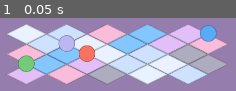
Above: before the commit, frame 1.
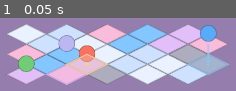
Above: after the commit, the same moment.

Repository: fivestar1103/puff-tactics
Game: Godot game, scene res://src/scenes/battle/TurnBattle.tscn
Same seed, same stepped clock (60 frames per second), same inputs: the game is played once before the commit and once after it. The project has no main scene, so this scene is started directly.
Inputs:
- Up to frame 1 (0.05 s): no input

The runs differ from the first frame. In frame 1, 4.2% of the frame differs, in the area x 19-98%, y 35-92%.

Commit message:
feat(US-006): Enemy intent display (Into the Breach style)

Diff:
--- a/ralph/prd.json
+++ b/ralph/prd.json
@@ -104,8 +104,8 @@
         "All .gd scripts have no syntax errors"
       ],
       "priority": 6,
-      "passes": false,
-      "notes": "",
+      "passes": true,
+      "notes": "Added src/scripts/ai/enemy_intent.gd and wired it into TurnBattle.tscn as a ghosted overlay layer. TurnManager now exposes get_enemy_intent_snapshot() so intents are calculated/stored per enemy and reused by enemy action execution for parity. Overlay draws semi-transparent move arrows, attack target highlights, and skill-area previews (bump chain tiles), and intents recalc reactively on phase changes plus SignalBus board-state events. Verified with headless Godot --check-only across all src/scripts/*.gd files and a runtime script confirming intent updates after a player-position board change.",
       "dependsOn": ["US-004"]
     },
     {
--- a/src/scenes/battle/TurnBattle.tscn
+++ b/src/scenes/battle/TurnBattle.tscn
@@ -1,7 +1,8 @@
-[gd_scene load_steps=3 format=3]
+[gd_scene load_steps=4 format=3]
 
 [ext_resource type="PackedScene" path="res://src/scenes/maps/BattleMap.tscn" id="1_nj67n"]
 [ext_resource type="Script" path="res://src/scripts/core/turn_manager.gd" id="2_58ceu"]
+[ext_resource type="Script" path="res://src/scripts/ai/enemy_intent.gd" id="3_s4lgc"]
 
 [node name="TurnBattle" type="Node2D"]
 
@@ -10,3 +11,8 @@
 [node name="TurnManager" type="Node2D" parent="."]
 script = ExtResource("2_58ceu")
 battle_map_path = NodePath("../BattleMap")
+
+[node name="EnemyIntent" type="Node2D" parent="."]
+script = ExtResource("3_s4lgc")
+battle_map_path = NodePath("../BattleMap")
+turn_manager_path = NodePath("../TurnManager")
--- /dev/null
+++ b/src/scripts/ai/enemy_intent.gd
@@ -0,0 +1,286 @@
+extends Node2D
+class_name EnemyIntent
+
+const DEFAULT_TILE_SIZE: Vector2 = Vector2(128.0, 64.0)
+
+const INTENT_ACTION_WAIT: StringName = &"wait"
+const INTENT_ACTION_MOVE: StringName = &"move"
+const INTENT_ACTION_ATTACK: StringName = &"attack"
+const INTENT_ACTION_SKILL: StringName = &"skill"
+
+const MOVE_ARROW_COLOR: Color = Color(0.53, 0.78, 0.98, 0.62)
+const MOVE_DEST_FILL_COLOR: Color = Color(0.53, 0.78, 0.98, 0.22)
+const MOVE_DEST_BORDER_COLOR: Color = Color(0.53, 0.78, 0.98, 0.78)
+
+const ATTACK_FILL_COLOR: Color = Color(0.99, 0.49, 0.57, 0.24)
+const ATTACK_BORDER_COLOR: Color = Color(0.99, 0.49, 0.57, 0.8)
+
+const SKILL_FILL_COLOR: Color = Color(0.86, 0.72, 0.99, 0.21)
+const SKILL_BORDER_COLOR: Color = Color(0.86, 0.72, 0.99, 0.76)
+const SKILL_PRIMARY_FILL_COLOR: Color = Color(0.99, 0.82, 0.47, 0.23)
+const SKILL_PRIMARY_BORDER_COLOR: Color = Color(0.99, 0.82, 0.47, 0.82)
+
+@export var battle_map_path: NodePath
+@export var turn_manager_path: NodePath
+
+var enemy_intents: Dictionary = {}
+
+var _battle_map: Node2D
+var _turn_manager: Node
+var _signal_bus: Node
+
+
+func _ready() -> void:
+	z_index = 20
+	_battle_map = _resolve_battle_map()
+	_turn_manager = _resolve_turn_manager()
+	if _battle_map == null or _turn_manager == null:
+		push_warning("EnemyIntent requires battle_map_path and turn_manager_path references.")
+		return
+
+	_connect_turn_manager_signals()
+	_connect_signal_bus_signals()
+	call_deferred("recalculate_intents")
+
+
+func recalculate_intents() -> void:
+	if _turn_manager == null or not _turn_manager.has_method("get_enemy_intent_snapshot"):
+		enemy_intents.clear()
+		queue_redraw()
+		return
+
+	var snapshot_variant: Variant = _turn_manager.call("get_enemy_intent_snapshot")
+	if snapshot_variant is Dictionary:
+		enemy_intents = snapshot_variant.duplicate(true)
+	else:
+		enemy_intents.clear()
+
+	queue_redraw()
+
+
+func get_enemy_intents() -> Dictionary:
+	return enemy_intents.duplicate(true)
+
+
+func _draw() -> void:
+	if enemy_intents.is_empty():
+		return
+
+	var tile_map_layer: TileMapLayer = _resolve_tile_map_layer()
+	if tile_map_layer == null:
+		return
+
+	var tile_size: Vector2 = _resolve_tile_size(tile_map_layer)
+	for intent_variant in enemy_intents.values():
+		if not (intent_variant is Dictionary):
+			continue
+		var intent: Dictionary = intent_variant
+		var action: StringName = intent.get("action", INTENT_ACTION_WAIT)
+		var actor_cell: Vector2i = intent.get("actor_cell", Vector2i.ZERO)
+		if not _is_cell_in_bounds(actor_cell):
+			continue
+
+		match action:
+			INTENT_ACTION_MOVE:
+				var move_cell: Vector2i = intent.get("move_cell", actor_cell)
+				_draw_move_intent(actor_cell, move_cell, tile_map_layer, tile_size)
+			INTENT_ACTION_ATTACK:
+				var target_cell: Vector2i = intent.get("target_cell", actor_cell)
+				_draw_attack_intent(target_cell, tile_map_layer, tile_size)
+			INTENT_ACTION_SKILL:
+				var target_cell: Vector2i = intent.get("target_cell", actor_cell)
+				var skill_cells: Array[Vector2i] = _to_vector2i_array(intent.get("skill_cells", []))
+				_draw_skill_intent(skill_cells, target_cell, tile_map_layer, tile_size)
+			_:
+				pass
+
+
+func _draw_move_intent(from_cell: Vector2i, move_cell: Vector2i, tile_map_layer: TileMapLayer, tile_size: Vector2) -> void:
+	if not _is_cell_in_bounds(move_cell):
+		return
+
+	var from_center: Vector2 = _cell_to_local_center(from_cell, tile_map_layer)
+	var move_center: Vector2 = _cell_to_local_center(move_cell, tile_map_layer)
+
+	if from_cell != move_cell:
+		draw_line(from_center, move_center, MOVE_ARROW_COLOR, 4.0, true)
+		_draw_arrow_head(from_center, move_center, MOVE_ARROW_COLOR)
+
+	_draw_diamond_at_cell(move_cell, MOVE_DEST_FILL_COLOR, MOVE_DEST_BORDER_COLOR, tile_map_layer, tile_size)
+	draw_circle(move_center, 5.0, MOVE_DEST_BORDER_COLOR)
+
+
+func _draw_attack_intent(target_cell: Vector2i, tile_map_layer: TileMapLayer, tile_size: Vector2) -> void:
+	if not _is_cell_in_bounds(target_cell):
+		return
+
+	_draw_diamond_at_cell(target_cell, ATTACK_FILL_COLOR, ATTACK_BORDER_COLOR, tile_map_layer, tile_size)
+	var center: Vector2 = _cell_to_local_center(target_cell, tile_map_layer)
+	var radius: float = minf(tile_size.x, tile_size.y) * 0.16
+	draw_line(center + Vector2(-radius, 0.0), center + Vector2(radius, 0.0), ATTACK_BORDER_COLOR, 2.0, true)
+	draw_line(center + Vector2(0.0, -radius), center + Vector2(0.0, radius), ATTACK_BORDER_COLOR, 2.0, true)
+
+
+func _draw_skill_intent(skill_cells: Array[Vector2i], primary_target_cell: Vector2i, tile_map_layer: TileMapLayer, tile_size: Vector2) -> void:
+	for cell in skill_cells:
+		if not _is_cell_in_bounds(cell):
+			continue
+		_draw_diamond_at_cell(cell, SKILL_FILL_COLOR, SKILL_BORDER_COLOR, tile_map_layer, tile_size)
+
+	if _is_cell_in_bounds(primary_target_cell):
+		_draw_diamond_at_cell(primary_target_cell, SKILL_PRIMARY_FILL_COLOR, SKILL_PRIMARY_BORDER_COLOR, tile_map_layer, tile_size)
+		var center: Vector2 = _cell_to_local_center(primary_target_cell, tile_map_layer)
+		draw_circle(center, 6.0, SKILL_PRIMARY_BORDER_COLOR)
+
+
+func _draw_arrow_head(start: Vector2, finish: Vector2, color: Color) -> void:
+	var direction: Vector2 = finish - start
+	if direction.length_squared() <= 0.001:
+		return
+
+	var unit_direction: Vector2 = direction.normalized()
+	var tangent: Vector2 = Vector2(-unit_direction.y, unit_direction.x)
+	var head_length: float = 13.0
+	var head_width: float = 7.0
+
+	var tip: Vector2 = finish
+	var left: Vector2 = tip - (unit_direction * head_length) + (tangent * head_width)
+	var right: Vector2 = tip - (unit_direction * head_length) - (tangent * head_width)
+	draw_colored_polygon(PackedVector2Array([tip, left, right]), color)
+
+
+func _draw_diamond_at_cell(
+	cell: Vector2i,
+	fill_color: Color,
+	border_color: Color,
+	tile_map_layer: TileMapLayer,
+	tile_size: Vector2
+) -> void:
+	var center: Vector2 = _cell_to_local_center(cell, tile_map_layer)
+	var top: Vector2 = center + Vector2(0.0, -tile_size.y * 0.5)
+	var right: Vector2 = center + Vector2(tile_size.x * 0.5, 0.0)
+	var bottom: Vector2 = center + Vector2(0.0, tile_size.y * 0.5)
+	var left: Vector2 = center + Vector2(-tile_size.x * 0.5, 0.0)
+
+	var diamond: PackedVector2Array = PackedVector2Array([top, right, bottom, left])
+	draw_colored_polygon(diamond, fill_color)
+
+	var border: PackedVector2Array = PackedVector2Array([top, right, bottom, left, top])
+	draw_polyline(border, border_color, 2.0, true)
+
+
+func _cell_to_local_center(cell: Vector2i, tile_map_layer: TileMapLayer) -> Vector2:
+	var world_center: Vector2 = tile_map_layer.to_global(tile_map_layer.map_to_local(cell))
+	return to_local(world_center)
+
+
+func _resolve_battle_map() -> Node2D:
+	var candidate: Node
+	if battle_map_path.is_empty():
+		candidate = get_parent()
+	else:
+		candidate = get_node_or_null(battle_map_path)
+	if candidate is Node2D:
+		return candidate
+	return null
+
+
+func _resolve_turn_manager() -> Node:
+	var candidate: Node
+	if turn_manager_path.is_empty():
+		candidate = get_parent().get_node_or_null("TurnManager")
+	else:
+		candidate = get_node_or_null(turn_manager_path)
+	if candidate != null and candidate.has_method("get_enemy_intent_snapshot"):
+		return candidate
+	return null
+
+
+func _resolve_tile_map_layer() -> TileMapLayer:
+	if _battle_map == null:
+		return null
+	if _battle_map is TileMapLayer:
+		return _battle_map
+	return _battle_map.get_node_or_null("TileMapLayer")
+
+
+func _resolve_tile_size(tile_map_layer: TileMapLayer) -> Vector2:
+	if tile_map_layer == null or tile_map_layer.tile_set == null:
+		return DEFAULT_TILE_SIZE
+	return Vector2(tile_map_layer.tile_set.tile_size)
+
+
+func _is_cell_in_bounds(cell: Vector2i) -> bool:
+	if _battle_map == null:
+		return false
+	var map_size_variant: Variant = _battle_map.get("map_size")
+	if not (map_size_variant is Vector2i):
+		return false
+
+	var map_size: Vector2i = map_size_variant
+	return cell.x >= 0 and cell.y >= 0 and cell.x < map_size.x and cell.y < map_size.y
+
+
+func _to_vector2i_array(cells_variant: Variant) -> Array[Vector2i]:
+	var cells: Array[Vector2i] = []
+	if not (cells_variant is Array):
+		return cells
+
+	var raw_cells: Array = cells_variant
+	for cell_variant in raw_cells:
+		if not (cell_variant is Vector2i):
+			continue
+		var cell: Vector2i = cell_variant
+		if cells.has(cell):
+			continue
+		cells.append(cell)
+
+	return cells
+
+
+func _connect_turn_manager_signals() -> void:
+	if _turn_manager == null:
+		return
+	_connect_if_available(_turn_manager, &"phase_changed", Callable(self, "_on_turn_phase_changed"))
+
+
+func _connect_signal_bus_signals() -> void:
+	_signal_bus = get_node_or_null("/root/SignalBus")
+	if _signal_bus == null:
+		return
+
+	_connect_if_available(_signal_bus, &"puff_moved", Callable(self, "_on_signal_bus_puff_moved"))
+	_connect_if_available(_signal_bus, &"puff_bumped", Callable(self, "_on_signal_bus_puff_bumped"))
+	_connect_if_available(_signal_bus, &"turn_ended", Callable(self, "_on_signal_bus_turn_ended"))
+	_connect_if_available(_signal_bus, &"battle_ended", Callable(self, "_on_signal_bus_battle_ended"))
+
+
+func _connect_if_available(source: Object, signal_name: StringName, callback: Callable) -> void:
+	if source == null:
+		return
+	if not source.has_signal(signal_name):
+		return
+	if source.is_connected(signal_name, callback):
+		return
+	source.connect(signal_name, callback)
+
+
+func _on_turn_phase_changed(_phase: StringName, _active_side: StringName, _turn_number: int) -> void:
+	recalculate_intents()
+
+
+func _on_signal_bus_puff_moved(_puff_id: StringName, _from_cell: Vector2i, _to_cell: Vector2i) -> void:
+	recalculate_intents()
+
+
+func _on_signal_bus_puff_bumped(_puff_id: StringName, _direction: Vector2i) -> void:
+	recalculate_intents()
+
+
+func _on_signal_bus_turn_ended(_turn_number: int) -> void:
+	recalculate_intents()
+
+
+func _on_signal_bus_battle_ended(_result: StringName) -> void:
+	enemy_intents.clear()
+	queue_redraw()
--- a/src/scripts/core/turn_manager.gd
+++ b/src/scripts/core/turn_manager.gd
@@ -11,6 +11,11 @@
 const PHASE_PLAYER_ACTION: StringName = &"player_action"
 const PHASE_ENEMY_ACTION: StringName = &"enemy_action"
 const PHASE_RESOLVE: StringName = &"resolve"
+
+const INTENT_ACTION_WAIT: StringName = &"wait"
+const INTENT_ACTION_MOVE: StringName = &"move"
+const INTENT_ACTION_ATTACK: StringName = &"attack"
+const INTENT_ACTION_SKILL: StringName = &"skill"
 
 const VALID_PHASE_TRANSITIONS: Dictionary = {
 	PHASE_PLAYER_SELECT: [PHASE_PLAYER_ACTION],
@@ -252,6 +257,14 @@
 		call_deferred("_execute_enemy_action")
 
 
+func get_enemy_intent_snapshot() -> Dictionary:
+	var intents_by_enemy_id: Dictionary = {}
+	for enemy_puff in _get_actionable_team_puffs(TEAM_ENEMY):
+		var puff_id: int = enemy_puff.get_instance_id()
+		intents_by_enemy_id[puff_id] = _build_enemy_intent(enemy_puff)
+	return intents_by_enemy_id
+
+
 func _execute_enemy_action() -> void:
 	if current_phase != PHASE_ENEMY_ACTION or _is_resolving_bump:
 		return
@@ -262,25 +275,26 @@
 		return
 
 	var enemy_actor: Puff = enemy_units[0]
-	var player_target: Puff = _find_closest_target(enemy_actor, TEAM_PLAYER)
-	if player_target == null:
-		_finish_current_action()
-		return
-
-	if _can_bump(enemy_actor, player_target):
-		if _perform_bump(enemy_actor, player_target):
-			return
-
-	if _can_attack(enemy_actor, player_target):
-		_perform_attack(enemy_actor, player_target)
-		return
-
-	var move_range: int = _resolve_move_range(enemy_actor)
-	var next_step: Vector2i = _find_next_step_toward(enemy_actor.grid_cell, player_target.grid_cell, move_range, enemy_actor)
-	if next_step != enemy_actor.grid_cell:
-		_perform_move(enemy_actor, next_step)
-	else:
-		_finish_current_action()
+	var planned_intent: Dictionary = _build_enemy_intent(enemy_actor)
+	var action_type: StringName = planned_intent.get("action", INTENT_ACTION_WAIT)
+	var target_puff: Puff = _resolve_intent_target_puff(planned_intent)
+
+	match action_type:
+		INTENT_ACTION_SKILL:
+			if target_puff != null and _can_bump(enemy_actor, target_puff):
+				if _perform_bump(enemy_actor, target_puff):
+					return
+		INTENT_ACTION_ATTACK:
+			if target_puff != null and _can_attack(enemy_actor, target_puff):
+				_perform_attack(enemy_actor, target_puff)
+				return
+		INTENT_ACTION_MOVE:
+			var move_cell: Vector2i = planned_intent.get("move_cell", enemy_actor.grid_cell)
+			if move_cell != enemy_actor.grid_cell:
+				_perform_move(enemy_actor, move_cell)
+				return
+
+	_finish_current_action()
 
 
 func _select_player_puff(puff: Puff) -> void:
@@ -623,6 +637,107 @@
 	return closest_target
 
 
+func _build_enemy_intent(enemy_actor: Puff) -> Dictionary:
+	var wait_intent: Dictionary = _build_wait_intent(enemy_actor)
+	if enemy_actor == null or not _is_puff_actionable(enemy_actor):
+		return wait_intent
+
+	var player_target: Puff = _find_closest_target(enemy_actor, TEAM_PLAYER)
+	if player_target == null:
+		return wait_intent
+
+	wait_intent["target_puff_id"] = player_target.get_instance_id()
+	wait_intent["target_cell"] = player_target.grid_cell
+
+	if _can_bump(enemy_actor, player_target):
+		var bump_preview: Dictionary = _bump_system.resolve_bump(
+			enemy_actor,
+			player_target,
+			Callable(self, "_get_actionable_puff_at_cell"),
+			Callable(self, "_is_cell_in_bounds"),
+			Callable(self, "_is_cliff_cell")
+		)
+		wait_intent["action"] = INTENT_ACTION_SKILL
+		wait_intent["skill_cells"] = _collect_bump_preview_cells(bump_preview)
+		wait_intent["direction"] = bump_preview.get("direction", Vector2i.ZERO)
+		return wait_intent
+
+	if _can_attack(enemy_actor, player_target):
+		wait_intent["action"] = INTENT_ACTION_ATTACK
+		return wait_intent
+
+	var move_range: int = _resolve_move_range(enemy_actor)
+	var next_step: Vector2i = _find_next_step_toward(enemy_actor.grid_cell, player_target.grid_cell, move_range, enemy_actor)
+	if next_step != enemy_actor.grid_cell:
+		wait_intent["action"] = INTENT_ACTION_MOVE
+		wait_intent["move_cell"] = next_step
+
+	return wait_intent
+
+
+func _build_wait_intent(actor: Puff) -> Dictionary:
+	var actor_id: int = -1
+	var actor_name: StringName = &""
+	var actor_cell: Vector2i = Vector2i.ZERO
+	if actor != null:
+		actor_id = actor.get_instance_id()
+		actor_name = StringName(actor.name)
+		actor_cell = actor.grid_cell
+
+	return {
+		"actor_id": actor_id,
+		"actor_name": actor_name,
+		"actor_cell": actor_cell,
+		"action": INTENT_ACTION_WAIT,
+		"move_cell": actor_cell,
+		"target_cell": actor_cell,
+		"target_puff_id": -1,
+		"skill_cells": [],
+		"direction": Vector2i.ZERO
+	}
+
+
+func _collect_bump_preview_cells(bump_preview: Dictionary) -> Array[Vector2i]:
+	var preview_cells: Array[Vector2i] = []
+	if not bool(bump_preview.get("valid", false)):
+		return preview_cells
+
+	var pushes: Array = bump_preview.get("pushes", [])
+	for push_variant in pushes:
+		if not (push_variant is Dictionary):
+			continue
+		var push: Dictionary = push_variant
+		var from_cell: Vector2i = push.get("from_cell", Vector2i.ZERO)
+		if _is_cell_in_bounds(from_cell) and not preview_cells.has(from_cell):
+			preview_cells.append(from_cell)
+
+		var fell_from_cliff: bool = bool(push.get("fell_from_cliff", false))
+		if fell_from_cliff:
+			continue
+
+		var to_cell: Vector2i = push.get("to_cell", from_cell)
+		if _is_cell_in_bounds(to_cell) and not preview_cells.has(to_cell):
+			preview_cells.append(to_cell)
+
+	return preview_cells
+
+
+func _resolve_intent_target_puff(intent: Dictionary) -> Puff:
+	var target_id: int = int(intent.get("target_puff_id", -1))
+	if target_id < 0:
+		return null
+
+	var target_variant: Variant = _puffs_by_id.get(target_id)
+	if not (target_variant is Puff):
+		return null
+
+	var target_puff: Puff = target_variant
+	if not _is_puff_actionable(target_puff):
+		return null
+
+	return target_puff
+
+
 func _calculate_damage(attacker: Puff, defender: Puff) -> int:
 	var base_damage: int = maxi(1, _resolve_attack_stat(attacker) - _resolve_defense_stat(defender))
 	var multiplier: float = _resolve_element_multiplier(attacker, defender)
Not shown, changed: progress.txt
Not shown, changed: AGENTS.md
